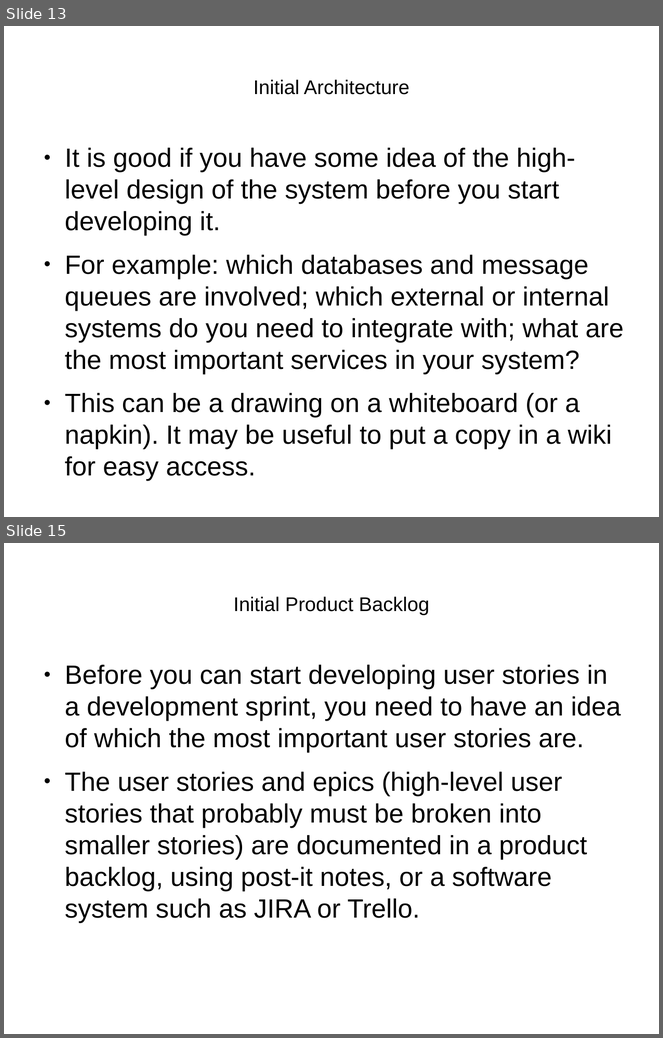
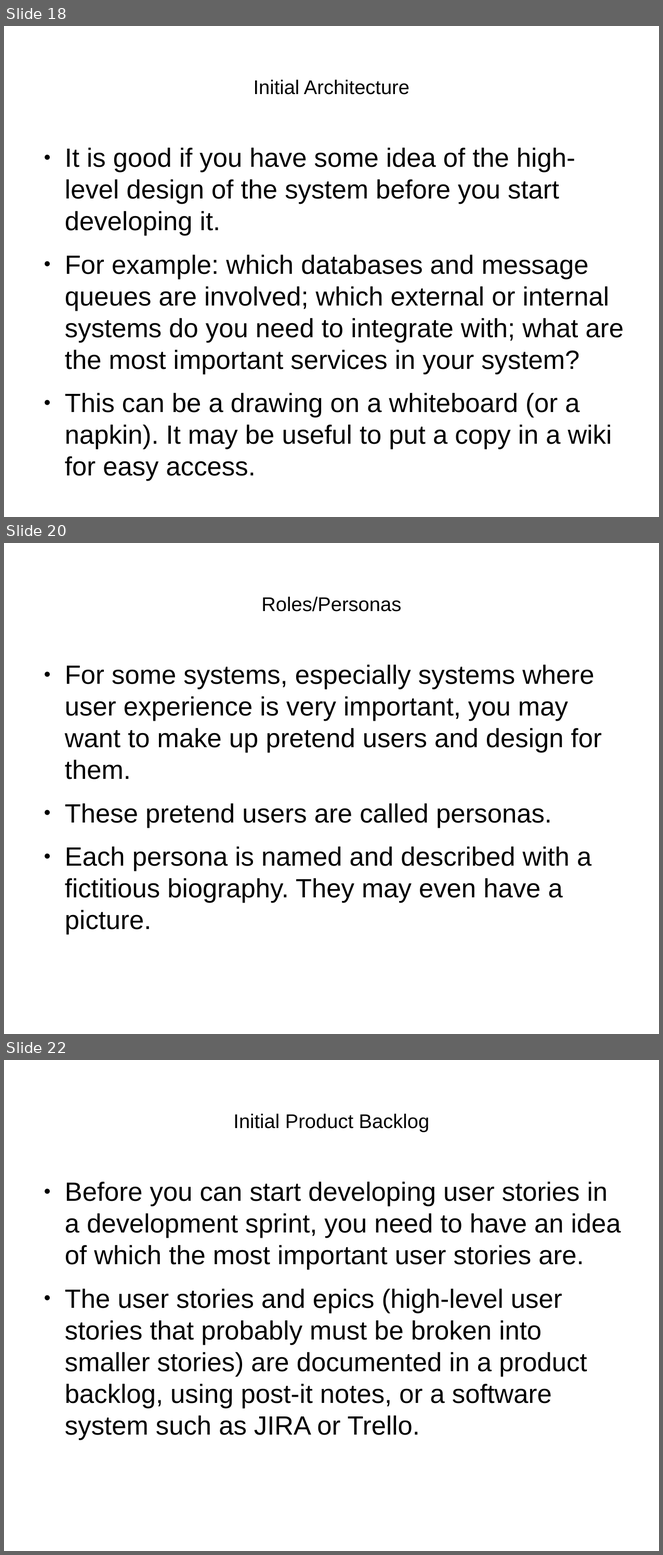
Before and after one commit to henrikarro/uu, a slide deck: 1DL251/project/requirements-presentation.odp. Shown one above the other, each under a label of ours: slides 13 and 15 before the commit, slides 18, 20 and 22 after it; the slides between them are not shown. The pictures are 663x1038 and 663x1555 pixels, drawn with LibreOffice and Linux fonts; fonts in the diff are those of the drawing. Boxes give left, top, right and bottom in pixels: in the first picture for what was removed or moved away, otherwise in the second. Text is boxed around its words. In the diff, an @@ line names an element or a change of style, - is before the commit and + after.

```diff
--- a/1DL251/project/requirements-presentation.odp
+++ b/1DL251/project/requirements-presentation.odp
@@ slide 20 added at box(4, 543, 659, 1034), background #FFFFFF @@
@@ title added at box(261, 597, 401, 612), 24 pt, text #000000 @@
+Roles/Personas
@@ text added at box(65, 665, 602, 935), 32 pt, text #000000 @@
+● For some systems, especially systems where user experience is very important, you may want to make up pretend users and design for them.
+● These pretend users are called personas.
+● Each persona is named and described with a fictitious biography. They may even have a picture.
@@ what was slide 13 is now slide 18 @@
@@ what was slide 15 is now slide 22 @@
```
Also in this commit, not shown: 1 slide changed, 10 other slides added, 3 slides removed, 1 other file.
